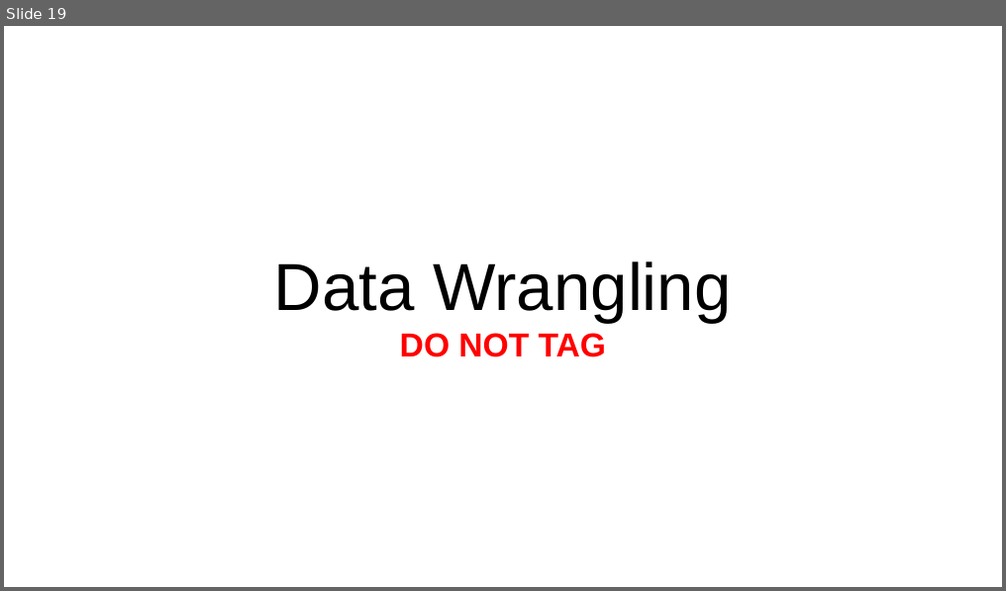
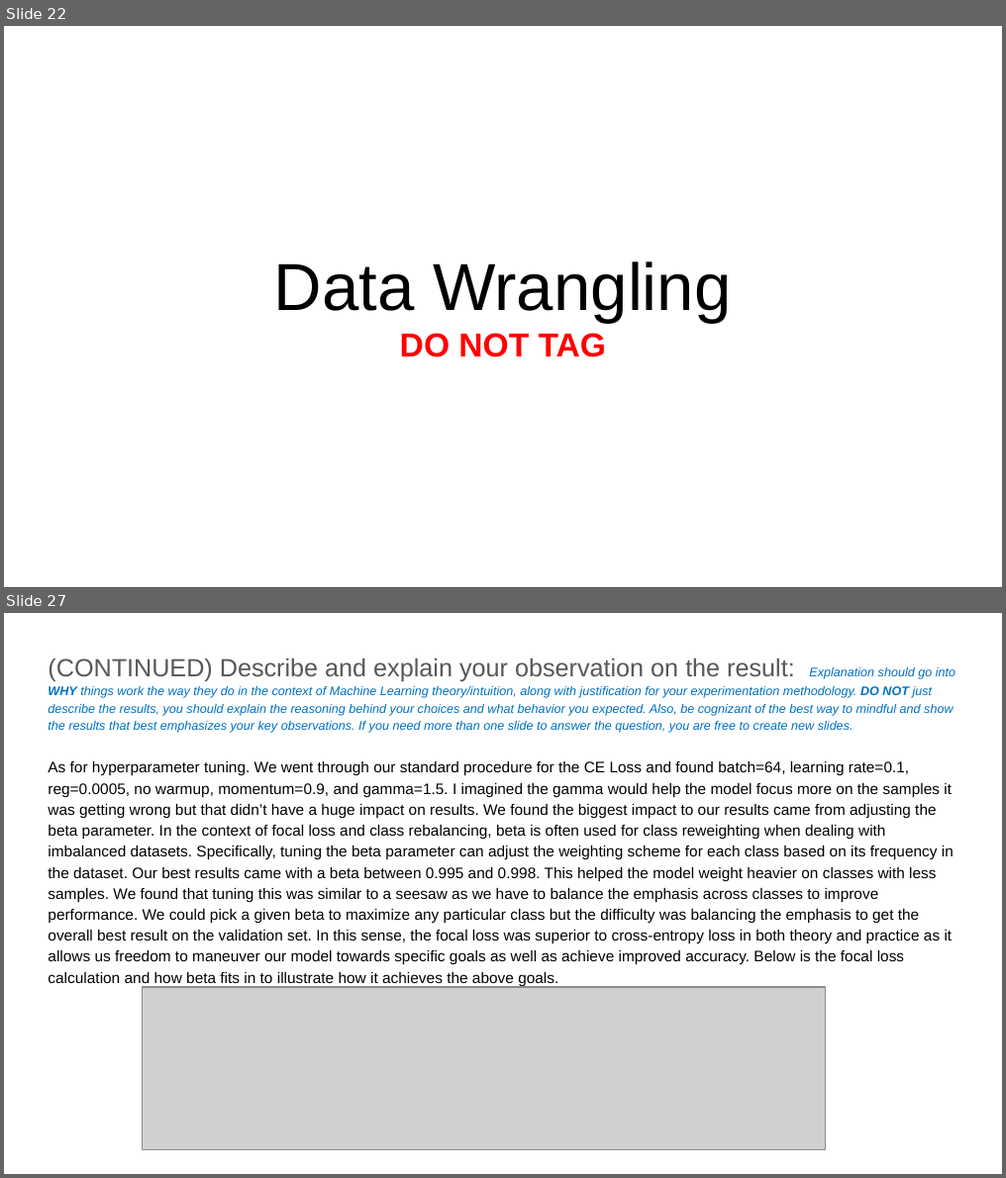
Before and after one commit to mccarvik/georgia_tech, a slide deck: deep_learning/2_assign/assignment2/report-template-a2 - McCarville.pptx. Shown one above the other, each under a label of ours: slide 19 before the commit, slides 22 and 27 after it; the slides between them are not shown. The pictures are 1006x591 and 1006x1178 pixels, drawn with LibreOffice and Linux fonts; fonts in the diff are those of the drawing; grey boxes stand for pictures. Boxes give left, top, right and bottom in pixels: in the first picture for what was removed or moved away, otherwise in the second. Text is boxed around its words. In the diff, an @@ line names an element or a change of style, - is before the commit and + after.

```diff
--- a/deep_learning/2_assign/assignment2/report-template-a2 - McCarville.pptx
+++ b/deep_learning/2_assign/assignment2/report-template-a2 - McCarville.pptx
@@ slide 27 added at <box>4,613,1002,1174</box>, background #FFFFFF @@
@@ text added at <box>48,658,955,986</box>, 11 pt, text #000000 @@
+(CONTINUED) Describe and explain your observation on the result: Explanation should go into WHY things work the way they do in the context of Machine Learning theory/intuition, along with justification for your experimentation methodology. DO NOT just describe the results, you should explain the reasoning behind your choices and what behavior you expected. Also, be cognizant of the best way to mindful and show the results that best emphasizes your key observations. If you need more than one slide to answer the question, you are free to create new slides.
+As for hyperparameter tuning. We went through our standard procedure for the CE Loss and found batch=64, learning rate=0.1, reg=0.0005, no warmup, momentum=0.9, and gamma=1.5. I imagined the gamma would help the model focus more on the samples it was getting wrong but that didn’t have a huge impact on results. We found the biggest impact to our results came from adjusting the beta parameter. In the context of focal loss and class rebalancing, beta is often used for class reweighting when dealing with imbalanced datasets. Specifically, tuning the beta parameter can adjust the weighting scheme for each class based on its frequency in the dataset. Our best results came with a beta between 0.995 and 0.998. This helped the model weight heavier on classes with less samples. We found that tuning this was similar to a seesaw as we have to balance the emphasis across classes to improve performance. We could pick a given beta to maximize any particular class but the difficulty was balancing the emphasis to get the overall best result on the validation set. In this sense, the focal loss was superior to cross-entropy loss in both theory and practice as it allows us freedom to maneuver our model towards specific goals as well as achieve improved accuracy. Below is the focal loss calculation and how beta fits in to illustrate how it achieves the above goals.
@@ picture added at <box>142,987,826,1150</box> @@
@@ what was slide 19 is now slide 22 @@
```
Also in this commit, not shown: 4 slides changed, 4 other slides added, 1 slide removed, 7 other files.
